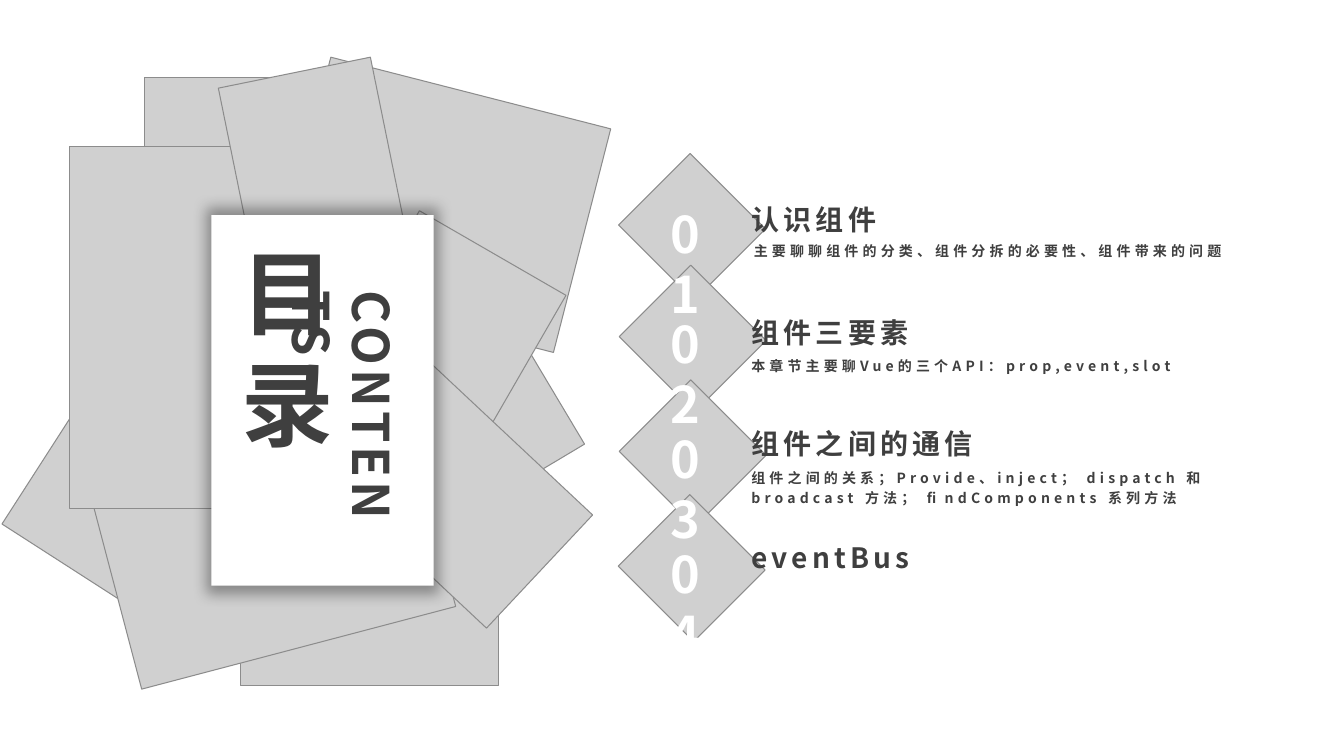
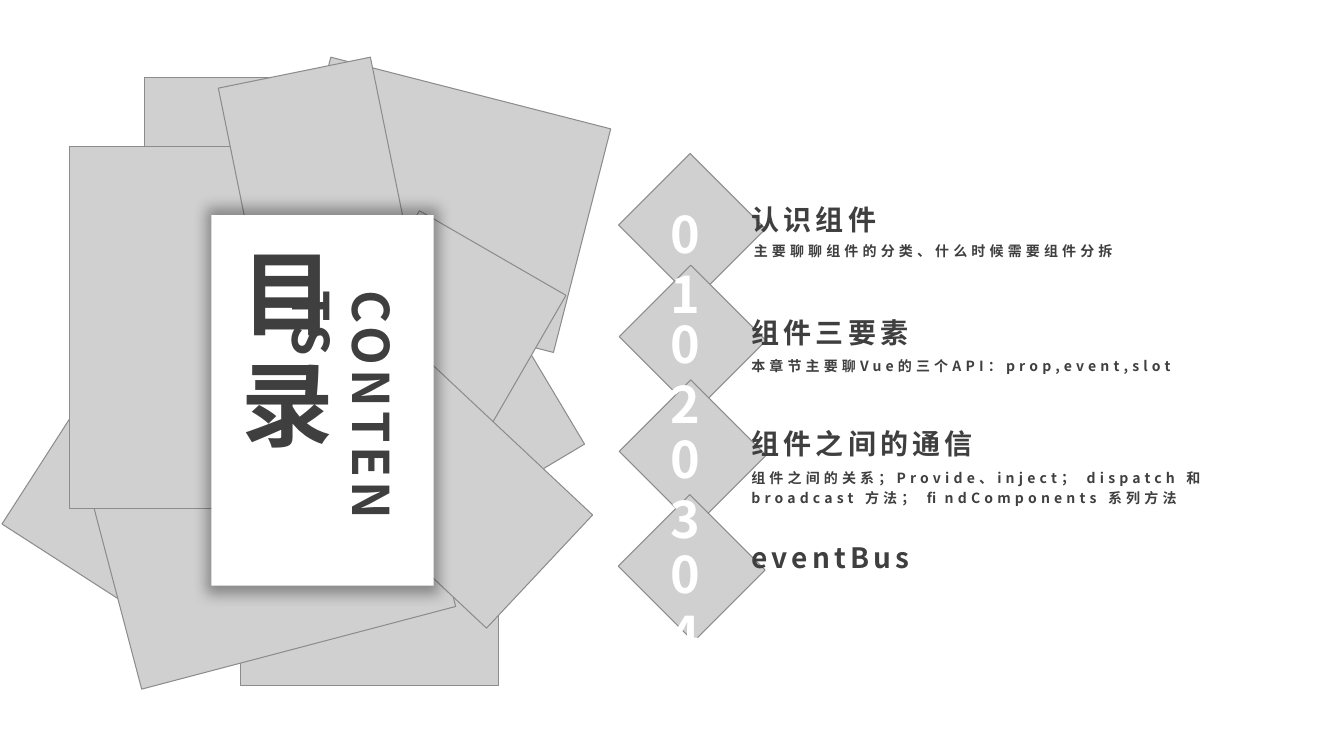
Before and after one commit to Barretem/blog, a slide deck: slide 2 of 如何快速上手Vue系列/2、Vue组件封装/vue组件精讲分享ppt.pptx. Drawn at 1344x756 pixels with LibreOffice and Linux fonts; fonts in the diff are those of the drawing; grey boxes stand for pictures; background and template pictures are left out. Boxes give left, top, right and bottom in pixels: in the first picture for what was removed or moved away, otherwise in the second. Text is boxed around its words. In the diff, an @@ line names an element or a change of style, - is before the commit and + after.

```diff
--- a/如何快速上手Vue系列/2、Vue组件封装/vue组件精讲分享ppt.pptx
+++ b/如何快速上手Vue系列/2、Vue组件封装/vue组件精讲分享ppt.pptx
@@ text at box(754, 244, 1113, 258): text changed @@
-主要聊聊组件的分类、组件分拆的必要性、组件带来的问题
+主要聊聊组件的分类、什么时候需要组件分拆
```
Also in this commit, not shown: 2 other slides changed, 9 slides added, 9 slides removed, 1 other file.
